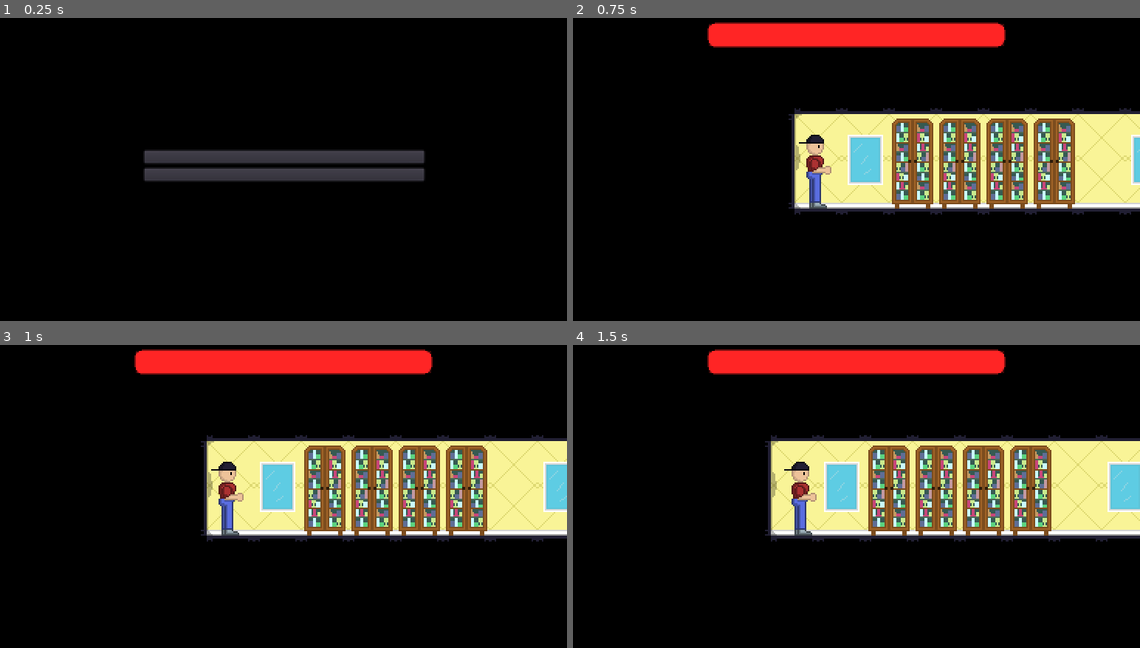
Above: before the commit, frames 1-4 (two rows, left to right).
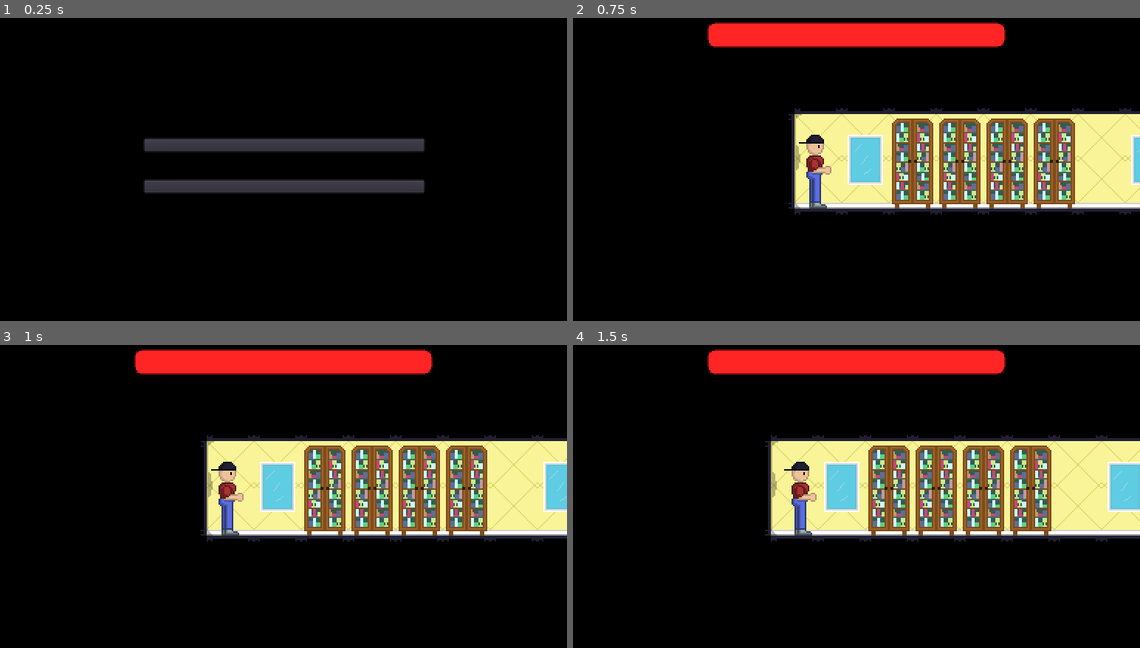
Above: after the commit, the same moments.

Repository: djfrailey/itchio-gamejam-2022
Game: Godot game, scene res://scenes/MainMenu.tscn
The game is run twice, just before and just after one commit, with the same random seed, the same clock (stepped at 60 frames per second) and the same inputs.
Inputs:
- Up to frame 1 (0.25 s): no input
- Up to frame 2 (0.75 s): click "PLAY" at 0.5 s
- Up to frame 3 (1 s): no input
- Up to frame 4 (1.5 s): hold Right (ui_right) from 1.28 s (still down)

The runs differ from the first frame. In frame 1, 8.2% of the frame differs, in the area x 25-75%, y 39-58%; in frame 2, nothing differs; in frame 3, nothing differs; in frame 4, nothing differs.

Commit message:
Shows controls on main menu

Diff:
--- a/scenes/MainMenu.tscn
+++ b/scenes/MainMenu.tscn
@@ -3,9 +3,7 @@
 [ext_resource path="res://scripts/MainMenu.gd" type="Script" id=1]
 [ext_resource path="res://themes/Default.tres" type="Theme" id=2]
 
-[node name="MainMenu" type="Control"]
-anchor_right = 1.0
-anchor_bottom = 1.0
+[node name="MainMenu" type="CanvasLayer"]
 script = ExtResource( 1 )
 
 [node name="VBoxContainer" type="VBoxContainer" parent="."]
@@ -17,26 +15,34 @@
 alignment = 1
 
 [node name="Title" type="Label" parent="VBoxContainer"]
-margin_top = 75.0
+margin_top = 48.0
 margin_right = 189.0
-margin_bottom = 90.0
+margin_bottom = 63.0
 theme = ExtResource( 2 )
 text = "BULL: IN A CHINA SHOP"
 align = 1
 valign = 1
 
 [node name="PlayButton" type="Button" parent="VBoxContainer"]
-margin_top = 94.0
+margin_top = 67.0
 margin_right = 189.0
-margin_bottom = 115.0
+margin_bottom = 88.0
 theme = ExtResource( 2 )
 shortcut_in_tooltip = false
 text = "PLAY"
 
+[node name="Controls" type="Label" parent="VBoxContainer"]
+margin_top = 92.0
+margin_right = 189.0
+margin_bottom = 143.0
+text = "Controls:
+Movement - Arrows
+Action - Spacebar"
+
 [node name="ExitButton" type="Button" parent="VBoxContainer"]
-margin_top = 119.0
+margin_top = 147.0
 margin_right = 189.0
-margin_bottom = 140.0
+margin_bottom = 168.0
 theme = ExtResource( 2 )
 text = "EXIT"
 
--- a/scripts/MainMenu.gd
+++ b/scripts/MainMenu.gd
@@ -1,4 +1,4 @@
-extends Control
+extends CanvasLayer
 
 func _on_PlayButton_pressed():
 	get_tree().change_scene("res://scenes/Level.tscn")
